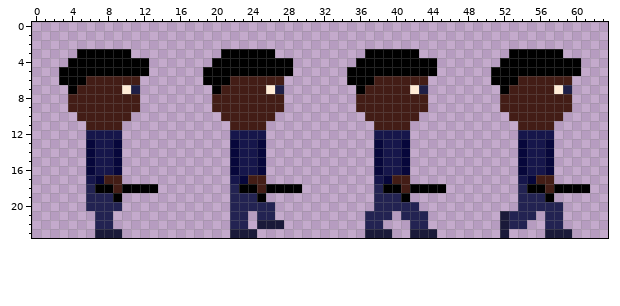
Edited in one commit: pixel-art sprite (Images/LeGardienDroite.png). Above, as it was before the edit.
The file is 64x24 pixels.
After:
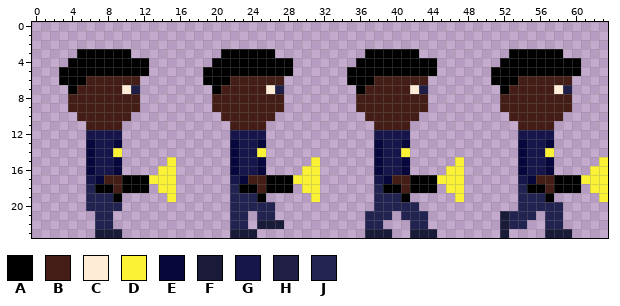
Palette (. is transparent): A #000000  B #431d16  C #ffecd6  D #fbf236  E #07073b  F #1a1a39  G #16164b  H #1f1f46  J #232352
The exact change:
y 14: x 9 E -> D; x 25 E -> D; x 41 E -> D; x 57 E -> D
y 15: x 15 . -> D; x 31 . -> D; x 47 . -> D; x 63 . -> D
y 16: x 14..15 .. -> DD; x 30..31 .. -> DD; x 46..47 .. -> DD; x 62..63 .. -> DD
y 17: x 10..15 ...... -> AAADDD; x 26..31 ...... -> AAADDD; x 42..47 ...... -> AAADDD; x 58..63 ...... -> AAADDD
y 18: x 13..15 A.. -> .DD; x 29..31 A.. -> .DD; x 45..47 A.. -> .DD; x 61..63 A.. -> .DD
y 19: x 15 . -> D; x 31 . -> D; x 47 . -> D; x 63 . -> D
Changed places in both pictures, as pixel boxes (x1, y1, x2, y2):
changed: (113, 148, 176, 202)
changed: (257, 148, 320, 202)
changed: (401, 148, 464, 202)
changed: (545, 148, 608, 202)
